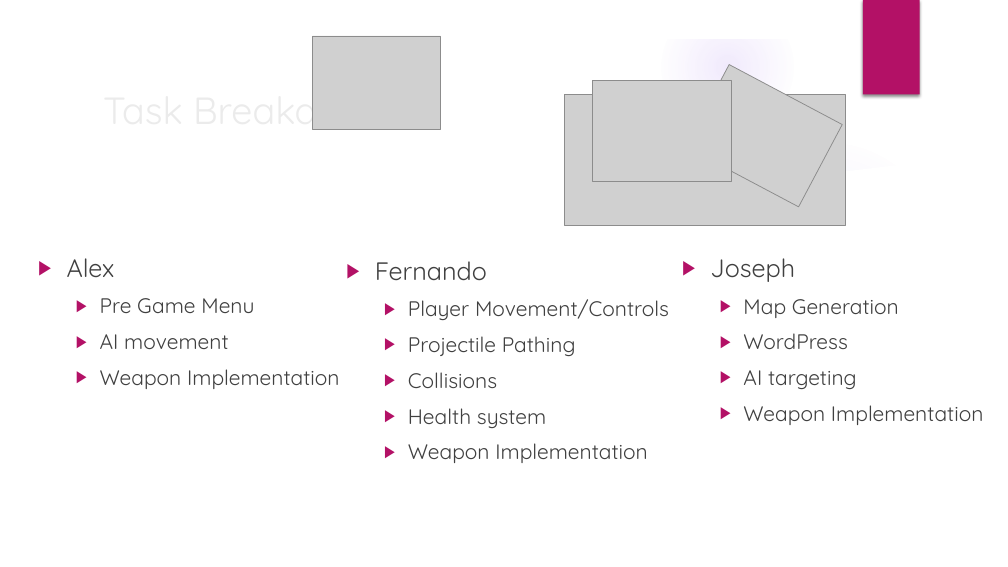
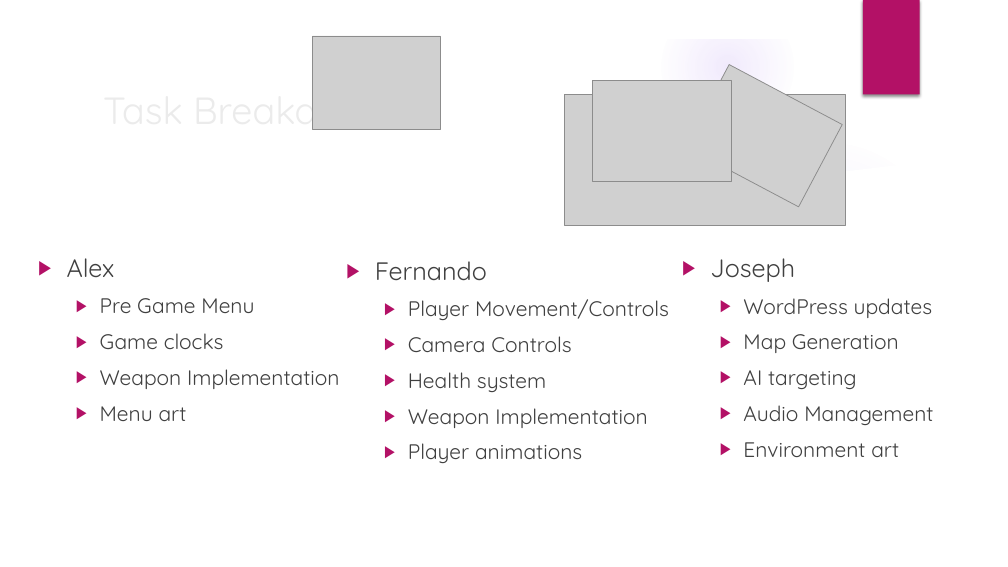
Before and after one commit to trevinofernando/2D-Tactical-Game, a slide deck: slide 3 of First Playable.pptx. Drawn at 1008x567 pixels with LibreOffice and Linux fonts; fonts in the diff are those of the drawing; grey boxes stand for pictures; background and template pictures are left out. Boxes give left, top, right and bottom in pixels: in the first picture for what was removed or moved away, otherwise in the second. Text is boxed around its words. In the diff, an @@ line names an element or a change of style, - is before the commit and + after.

```diff
--- a/First Playable.pptx
+++ b/First Playable.pptx
@@ text at box(743, 298, 933, 318): paragraph added @@
+  ▶ WordPress updates
@@ text at box(100, 333, 224, 349): text changed @@
-  ▶ AI movement
+  ▶ Game clocks
@@ text at box(408, 336, 571, 352): text changed @@
-  ▶ Projectile Pathing
-  ▶ Collisions
+  ▶ Camera Controls
@@ text at box(743, 333, 847, 349): paragraph removed @@
-  ▶ WordPress
@@ text at box(100, 406, 187, 421): paragraph added @@
+  ▶ Menu art
@@ text at box(743, 405, 933, 457): text changed @@
-  ▶ Weapon Implementation
+  ▶ Audio Management
+  ▶ Environment art
@@ text at box(408, 443, 582, 463): paragraph added @@
+  ▶ Player animations
```
Also in this commit, not shown: 3 other slides changed.
